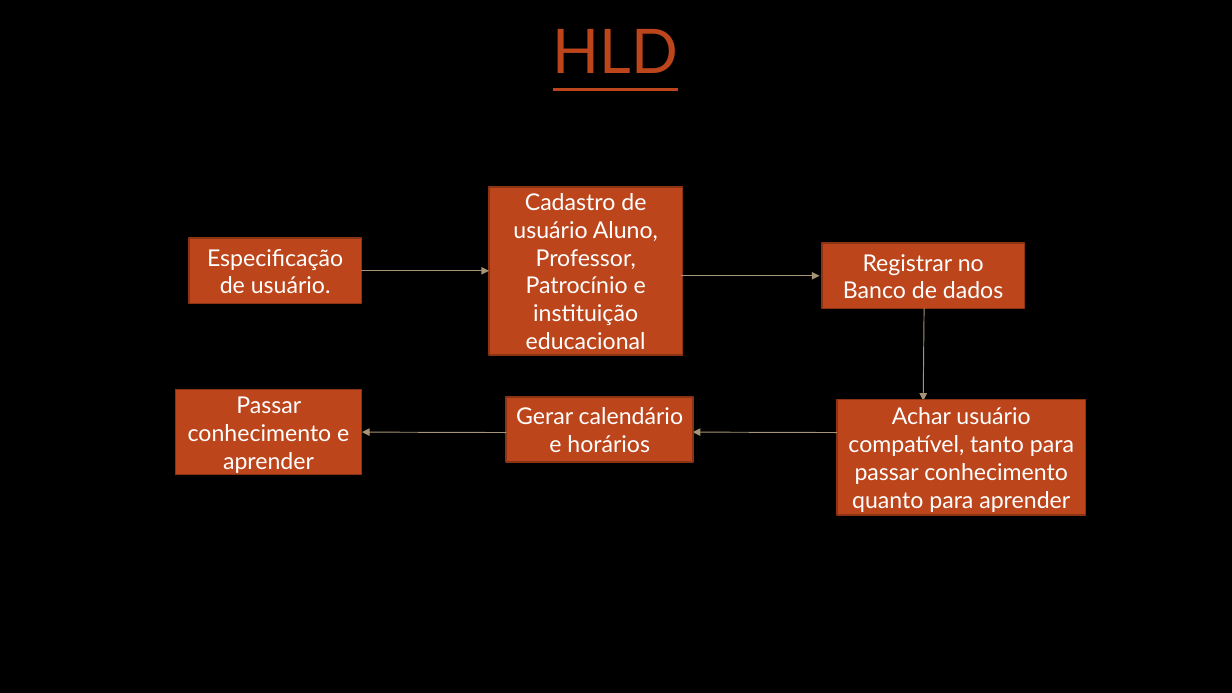
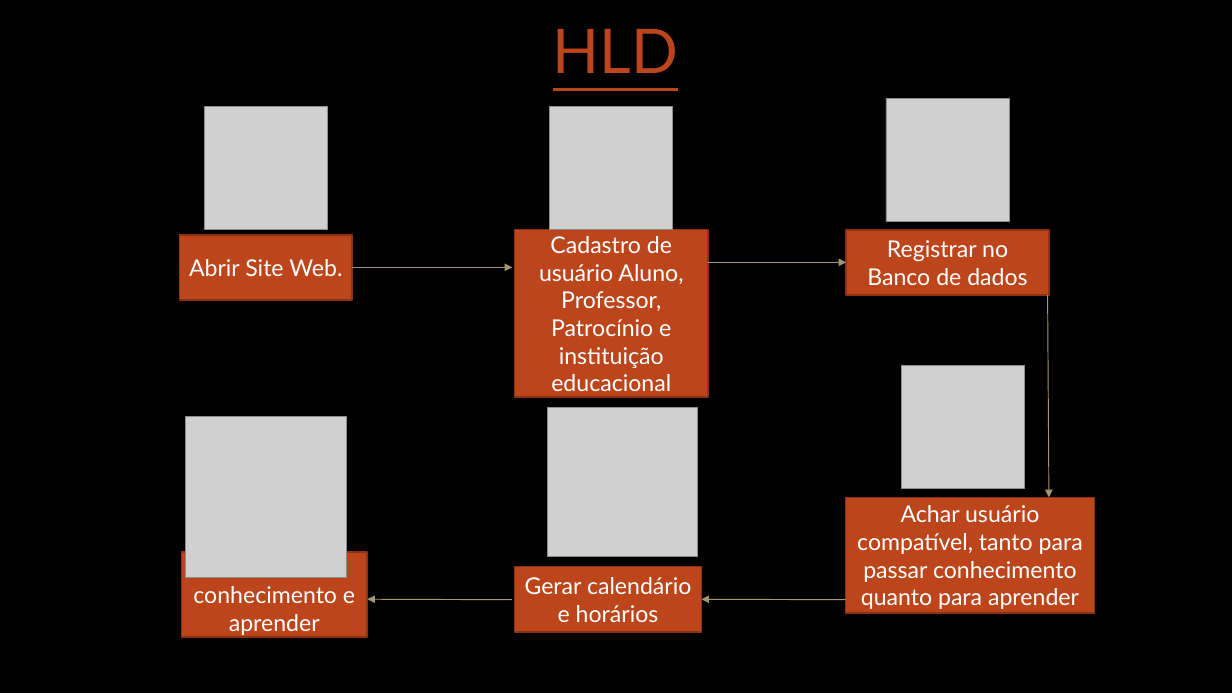
Before and after one commit to raphaelbachega/Bachega-s-repository, a slide deck: slide 3 of conteudoBandtecBachega/CicloDeVidaDeDesenvolvimento.pptx. Drawn at 1232x693 pixels with LibreOffice and Linux fonts; fonts in the diff are those of the drawing; grey boxes stand for pictures; background and template pictures are left out. Boxes give left, top, right and bottom in pixels: in the first picture for what was removed or moved away, otherwise in the second. Text is boxed around its words. In the diff, an @@ line names an element or a change of style, - is before the commit and + after.

```diff
--- a/conteudoBandtecBachega/CicloDeVidaDeDesenvolvimento.pptx
+++ b/conteudoBandtecBachega/CicloDeVidaDeDesenvolvimento.pptx
@@ picture added at [204,106,327,229] @@
@@ picture added at [550,106,673,229] @@
@@ picture added at [886,98,1009,221] @@
@@ rectangle "Abrir Site Web.": place and size @@
-rectangle "Abrir Site Web." at [189,238,361,304]
+rectangle "Abrir Site Web." at [179,235,352,300]
@@ rectangle "Cadastro de usuário Aluno, Professor, ...": place and size @@
-rectangle "Cadastro de usuário Aluno, Professor, ..." at [489,187,682,355]
+rectangle "Cadastro de usuário Aluno, Professor, ..." at [515,229,708,397]
@@ rectangle "Registrar no Banco de dados": place and size @@
-rectangle "Registrar no Banco de dados" at [822,243,1024,309]
+rectangle "Registrar no Banco de dados" at [847,230,1049,296]
@@ text in rectangle at [189,259,342,276]: text changed @@
-Especificação de usuário.
+Abrir Site Web.
@@ arrow moved from (361, 271) - (489, 271) to (352, 267) - (512, 267) @@
@@ arrow moved from (681, 276) - (820, 276) to (708, 262) - (847, 262) @@
@@ arrow moved from (924, 309) - (923, 401) to (1048, 295) - (1049, 497) @@
@@ picture added at [901,365,1024,488] @@
@@ picture added at [185,417,346,578] @@
@@ picture added at [547,408,697,557] @@
@@ rectangle "Achar usuário compatível, tanto para ...": place and size @@
-rectangle "Achar usuário compatível, tanto para ..." at [837,399,1086,515]
+rectangle "Achar usuário compatível, tanto para ..." at [846,497,1094,613]
@@ rectangle "Passar conhecimento e aprender": place and size @@
-rectangle "Passar conhecimento e aprender" at [176,390,361,475]
+rectangle "Passar conhecimento e aprender" at [181,552,367,637]
@@ rectangle "Gerar calendário e horários": place and size @@
-rectangle "Gerar calendário e horários" at [506,397,693,463]
+rectangle "Gerar calendário e horários" at [515,567,701,632]
@@ arrow moved from (506, 433) - (362, 433) to (512, 600) - (367, 600) @@
@@ arrow moved from (837, 433) - (693, 433) to (846, 600) - (701, 600) @@
```
Also in this commit, not shown: 1 other file.
